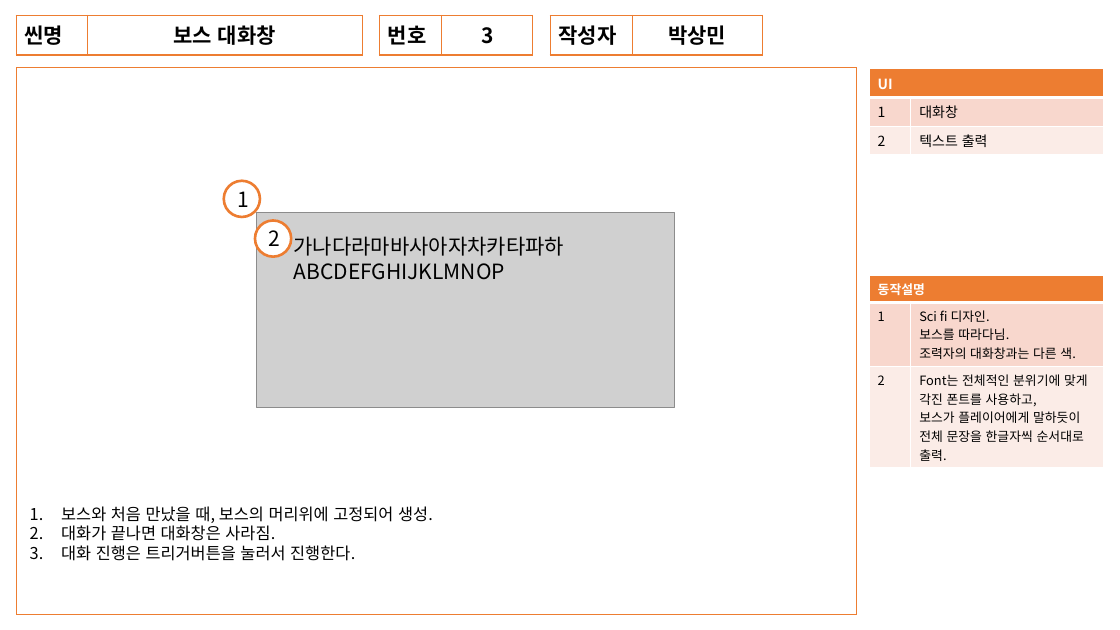
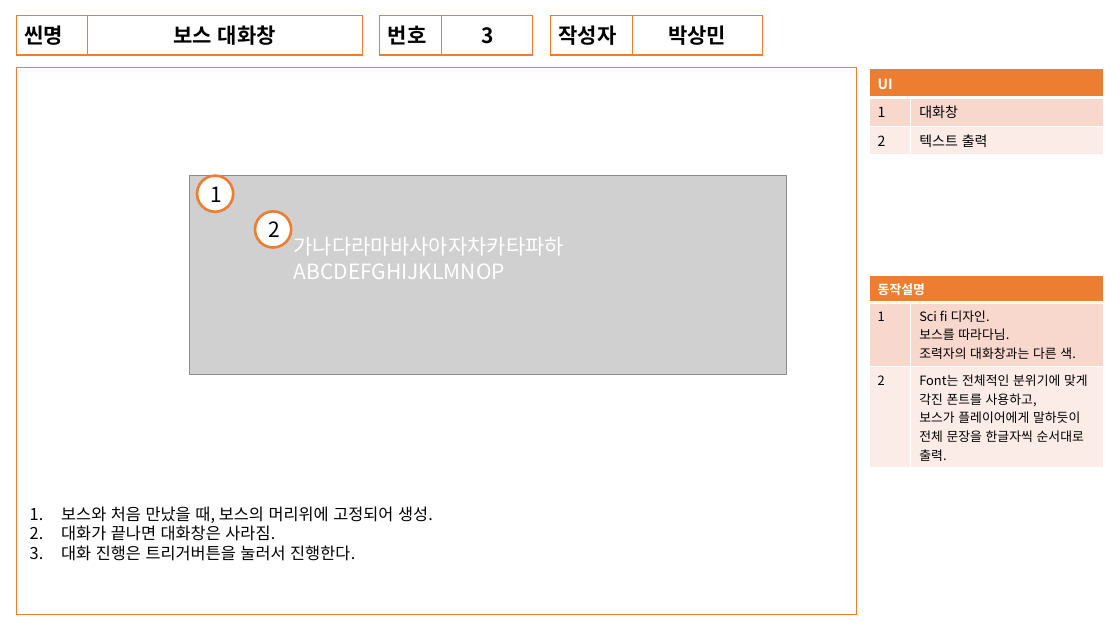
Before and after one commit to RaccoonCoder7/Switching, a slide deck: slide 3 of 문서/UI디자인/UI디자인.pptx. Drawn at 1120x630 pixels with LibreOffice and Linux fonts; fonts in the diff are those of the drawing; grey boxes stand for pictures. Boxes give left, top, right and bottom in pixels: in the first picture for what was removed or moved away, otherwise in the second. Text is boxed around its words. In the diff, an @@ line names an element or a change of style, - is before the commit and + after.

```diff
--- a/문서/UI디자인/UI디자인.pptx
+++ b/문서/UI디자인/UI디자인.pptx
@@ picture: place and size @@
-picture at (257,213,675,408)
+picture at (189,176,786,375)
@@ ellipse "1": place and size @@
-ellipse "1" at (223,181,260,217)
+ellipse "1" at (197,176,234,212)
@@ ellipse "2": place and size @@
-ellipse "2" at (255,220,292,256)
+ellipse "2" at (255,212,292,248)
@@ text "가나다라마바사아자차카타파하" at (294,237,564,279): text colour #000000 to #FFFFFF @@
```
Also in this commit, not shown: 2 other slides changed, 12 other files.
